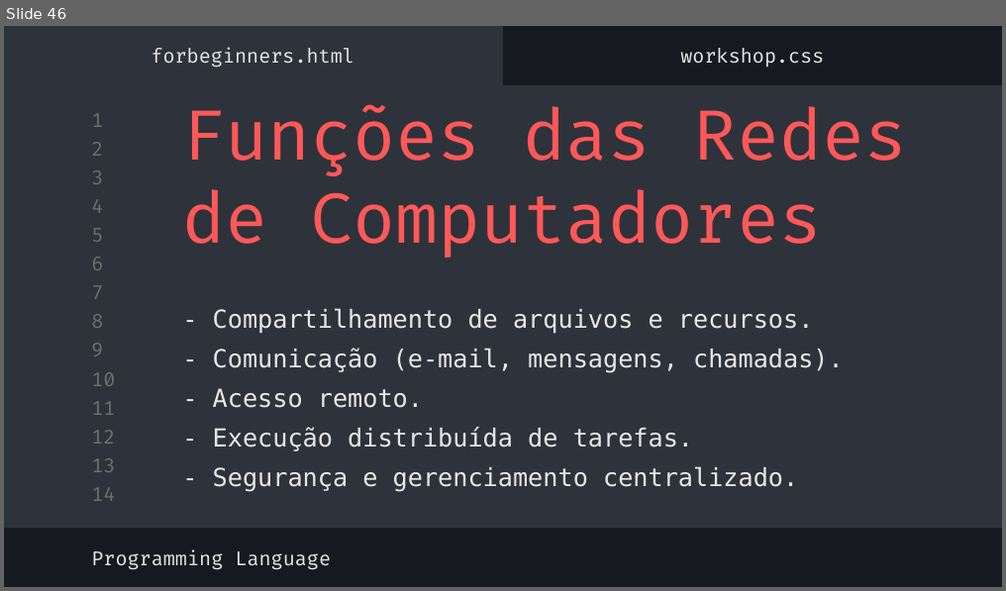
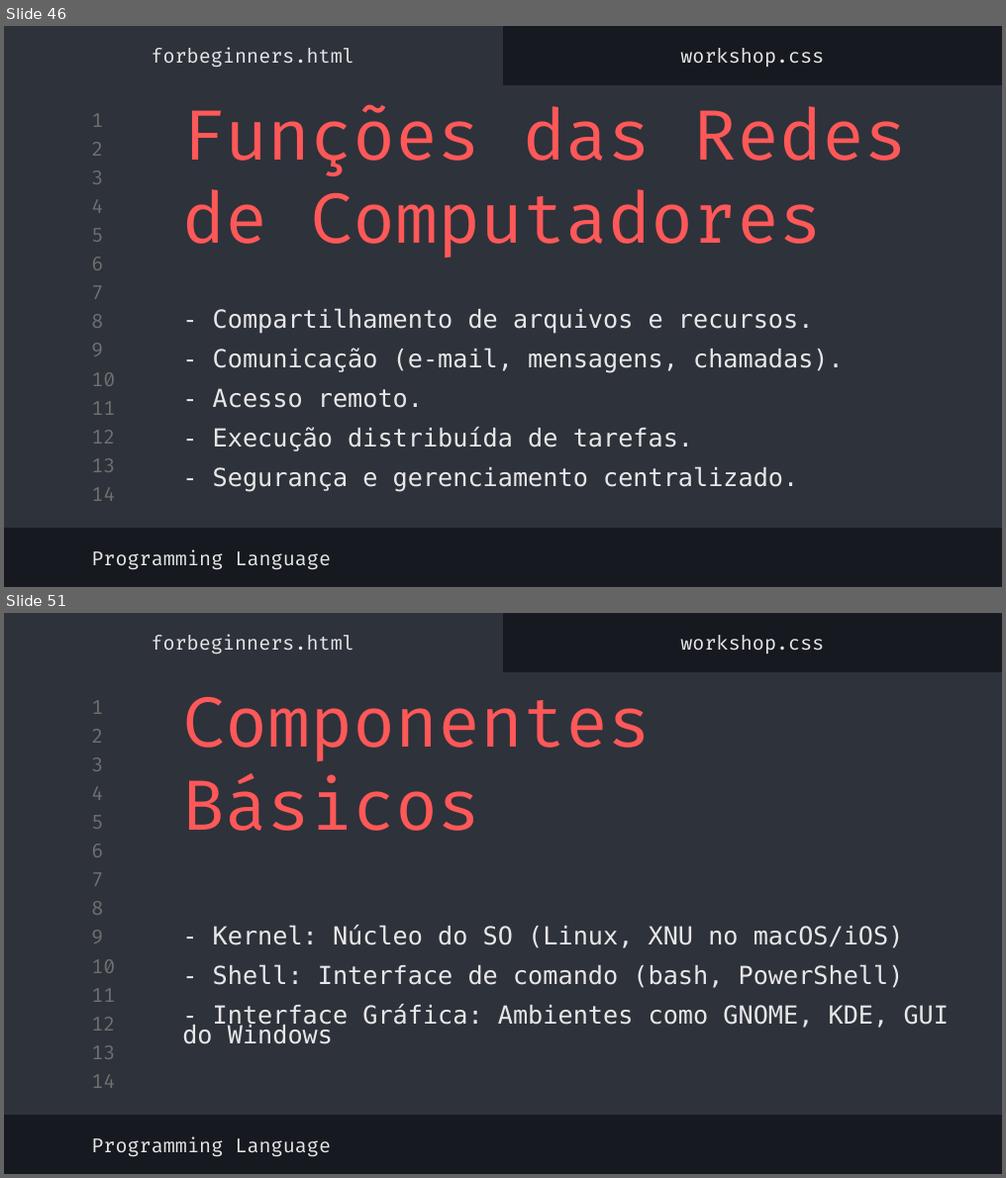
Before and after one commit to MatheusgMoreira/logica_programacao, a slide deck: lógica_de_programação.pptx. Shown one above the other, each under a label of ours: slide 46 before the commit, slides 46 and 51 after it; the slides between them are not shown. The pictures are 1006x591 and 1006x1178 pixels, drawn with LibreOffice and Linux fonts; fonts in the diff are those of the drawing. Boxes give left, top, right and bottom in pixels: in the first picture for what was removed or moved away, otherwise in the second. Text is boxed around its words. In the diff, an @@ line names an element or a change of style, - is before the commit and + after.

```diff
--- a/lógica_de_programação.pptx
+++ b/lógica_de_programação.pptx
@@ slide 51 added at <box>4,613,1002,1174</box>, background #16191F; not listed: 16 template elements that a slide beside it also shows @@
@@ subtitle added at <box>152,635,354,655</box>, 14 pt, text #E7E7E7 @@
+forbeginners.html
@@ subtitle added at <box>680,635,824,654</box>, 14 pt, text #E7E7E7 @@
+workshop.css
@@ title added at <box>182,696,651,831</box>, 50 pt, text #FF5858 @@
+Componentes Básicos
@@ title added at <box>182,925,949,1045</box>, 18 pt, text #E7E7E7 @@
+- Kernel: Núcleo do SO (Linux, XNU no macOS/iOS)
+- Shell: Interface de comando (bash, PowerShell)
+- Interface Gráfica: Ambientes como GNOME, KDE, GUI do Windows
@@ subtitle added at <box>91,1137,331,1157</box>, 14 pt, text #E7E7E7 @@
+Programming Language
```
Also in this commit, not shown: 6 other slides added, 1 slide removed.
